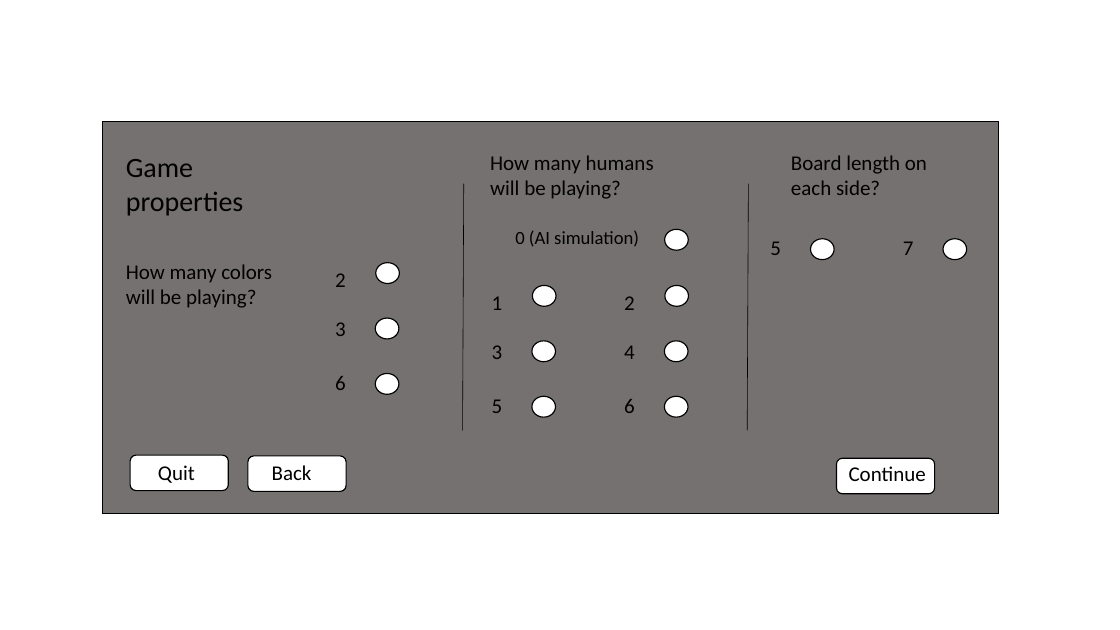
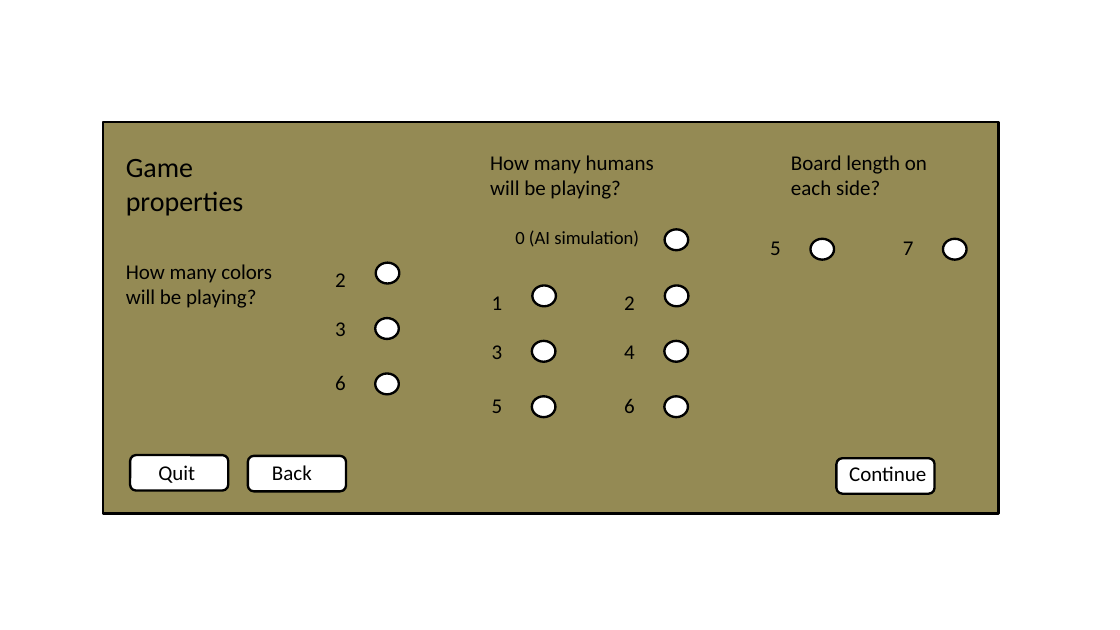
Before and after one commit to LucrativeHippo/BattleBots, a slide deck: slide 5 of doc/requiremnetsPics.pptx. Drawn at 1120x630 pixels with LibreOffice and Linux fonts; fonts in the diff are those of the drawing. Boxes give left, top, right and bottom in pixels: in the first picture for what was removed or moved away, otherwise in the second. Text is boxed around its words. In the diff, an @@ line names an element or a change of style, - is before the commit and + after.

```diff
--- a/doc/requiremnetsPics.pptx
+++ b/doc/requiremnetsPics.pptx
@@ rectangle at (103, 122, 999, 513): fill #767171 to #948A54; outline #000000 1 pt to #000000 2 pt @@
@@ line removed from (463, 431) to (464, 184) @@
@@ line removed from (748, 431) to (749, 184) @@
@@ outline #000000 1 pt to #000000 2 pt in 12 elements at (376, 263, 399, 284), (376, 318, 399, 339), (376, 374, 399, 395), (665, 286, 688, 307), (665, 341, 688, 362), (665, 397, 688, 418), (533, 286, 556, 307), (532, 341, 555, 362), (532, 397, 555, 418), (665, 229, 688, 250), (944, 239, 967, 260), (811, 239, 834, 260) @@
@@ outline #000000 1 pt to #000000 2 pt; proportions changed in 3 elements at (837, 459, 935, 494), (130, 455, 229, 491), (248, 456, 346, 492) @@
```
Also in this commit, not shown: 4 other slides changed, 1 other file.
